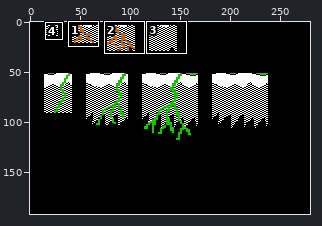
Sprite sheet, stored at games/peasant/cliff_heights/sprites_heights/lightning.png. The picture above shows the old version from afar; the outline marks the close-up.
Close-up. The starting point:
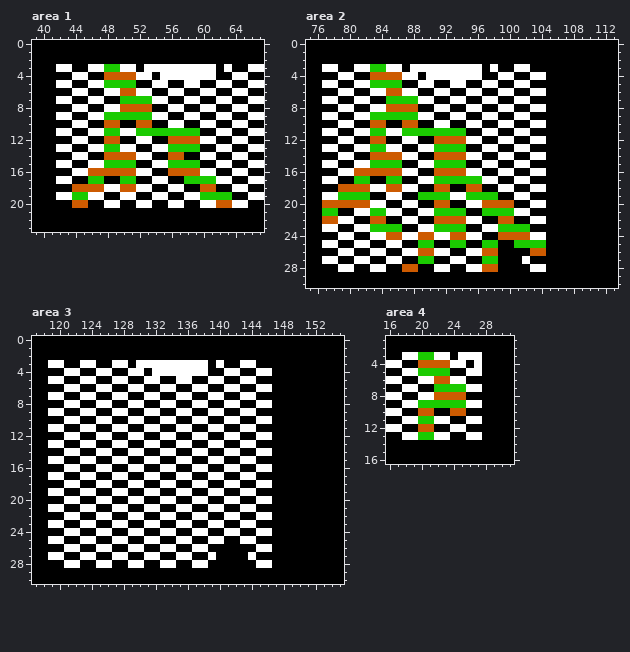
The file is 280x192 pixels. Shown: area 1: x 39..67, y 0..23; area 2: x 75..113, y 0..30; area 3: x 117..155, y 0..30; area 4: x 16..31, y 1..16.
Now the later version:
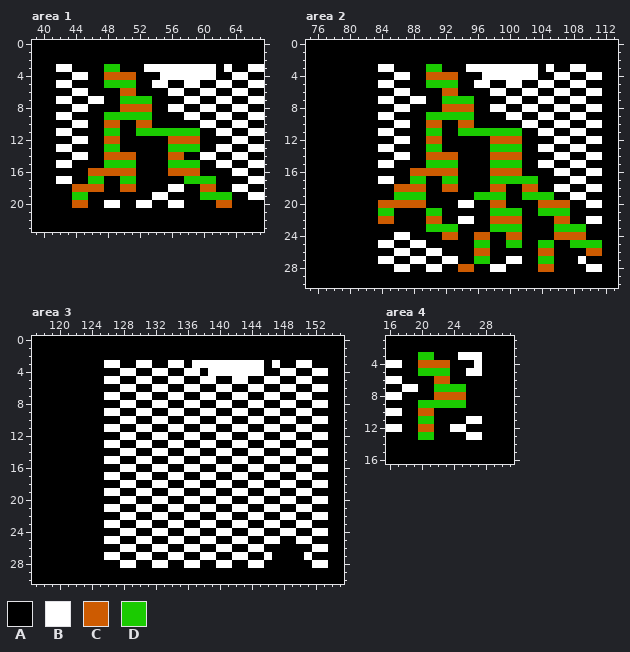
Palette (. is transparent): A #000000  B #ffffff  C #cd5b01  D #1bcb01
The edit:
Changed rows in their new state; - is an unchanged pixel.
Area 1:
first column x 42:
 3 ----AA--AA--------------
 4 ----------AA------------
 5 ----AA------------------
 6 ------AA--AA------------
 7 ------------AA----------
 8 ------AA----------------
 9 ----AA------AA----------
10 --------------AA--------
11 ----AA--AA--------------
12 ----------AA------AA----
13 ----AA--AA--AA----------
14 ----------AA------------
15 ----AA------AA----------
16 --AA------AA------AA----
17 ------------AA------AA--
18 ------AA--AA------------
19 AA--AA--AA------AA------
20 ------------------AA--AA
Area 2:
first column x 77:
 3 AA--AAAB-A-AADDAAA--B-BB--B-B--BB--
 4 --AA--AAAB-A-CCCCAAABB--BB-A-BB--BB
 5 AA--AAABBA--ADDDDA-B-A-B-A-BB--BB--
 6 --AA--AAAB-A--ACC-AA-B-A-B-A-BB--BB
 7 AA--AA-BBAAB-A-DDDD-AA-B-A-BB--BB--
 8 --AA--AAABBA--ACCCCA-B-A-B-A-BB--BB
 9 AA--AAABBAAAADDDDDD-AA-B-A-BB--BB--
10 --AA--AA-BBA-CCA-CCA--AA-B-A-BB--BB
11 AA--AAAB-AAAA--AA-DDDDDDDA-BB--BB--
12 --AA--AA-B-A-C-AAAAA-CCCC-AA-BB--BB
13 AA--AAAB-A--AD-AAA--ADDDDA-BB--BB--
14 --AA--AAAB-A-C---AAA-CCCC-AA-BB--BB
15 AA--AAABBA--AD---A--ADDDDA-BB--BB--
16 --AAAAAAAAACCC---AAA-CCCC-AA-BB--BB
17 AA--AA-BBA-DDAA--AAAADDDDDD----BB--
18 --AAAAAAA-CCC-A-C-AA-CCA-CCA-BB--BB
19 AAAAAA--ADDD-AAAAAA---D-ADDDD--BB--
20 AAAAAAACCCCCC-AA-B-AA--A--ACCCC--BB
21 AA--AAA-DA--AD-AAA--A---DA-DDDD----
22 AAAA--A-C-AA-C-AAB-A-C--C-AA-CC--BB
23 AA--AAAAAA--AD---A--AD---A---DDDD--
24 --AA--AAAB-AAAAC-AACC-A--AAA-CCCC--
25 AA--AA-B-A-BBA--AA-D-A-D-AA-D--DDDD
26 --AA--AA-B-AAB-A--AC-A----A-C----CC
27 AA--AA-B-A-BBA-B-A-D-A-BBA-DD---B--
28 --AA--AA-BBA-B-A-CCAABB---ACC----BB
Area 3:
first column x 119:
 3 AA--AA-B-A---AA--A--B-BB--B-B--BB--
 4 --AA--AA-B-A---AA--ABB--BB-A-BB--BB
 5 AA--AA-B-A-B-A-B-A-B-A-B-A-BB--BB--
 6 --AA--AA-B-A-B-A-B-A-B-A-B-A-BB--BB
 7 AA--AA-B-A-B-A-B-A-B-A-B-A-BB--BB--
 8 --AA--AA-B-A-B-A-B-A-B-A-B-A-BB--BB
 9 AA--AA-B-A-B-A-B-A-B-A-B-A-BB--BB--
10 --AA--AA-B-A-B-A-B-A-B-A-B-A-BB--BB
11 AA--AA-B-A-B-A-B-A-B-A-B-A-BB--BB--
12 --AA--AA-B-A-B-A-B-A-B-A-B-A-BB--BB
13 AA--AA-B-A-B-A-B-A-B-A-B-A-BB--BB--
14 --AA--AA-B-A-B-A-B-A-B-A-B-A-BB--BB
15 AA--AA-B-A-B-A-B-A-B-A-B-A-BB--BB--
16 --AA--AA-B-A-B-A-B-A-B-A-B-A-BB--BB
17 AA--AA-B-A-B-A-B-A-B-A-B-A-BB--BB--
18 --AA--AA-B-A-B-A-B-A-B-A-B-A-BB--BB
19 AA--AA-B-A-B-A-B-A-B-A-B-A-BB--BB--
20 --AA--AA-B-A-B-A-B-A-B-A-B-A-BB--BB
21 AA--AA-B-A-B-A-B-A-B-A-B-A-BB--BB--
22 --AA--AA-B-A-B-A-B-A-B-A-B-A-BB--BB
23 AA--AA-B-A-B-A-B-A-B-A-B-A-BB--BB--
24 --AA--AA-B-A-B-A-B-A-B-A-B-A-BB--BB
25 AA--AA-B-A-B-A-B-A-B-A-B-A-BB--BB--
26 --AA--AA-B-A-B-A-B-A-BB--B-A-----BB
27 AA--AA-B-A-B-A-B-A-B---BBA-B----B--
28 --AA--AA-B-A-B-A-B-A-BB--B-A-----BB
Area 4:
first column x 18:
 3 AA--AA----
 4 ------AA--
 5 AA--------
 6 --AA--AA--
 7 --------AA
 8 --AA------
 9 AA------AA
10 ------AA--
11 AA--AA----
13 AA--AA----
Pixel boxes of the changes (left, top, right, bottom) in both close-ups:
changed: (56, 64, 248, 208)
changed: (322, 64, 602, 272)
changed: (48, 360, 328, 568)
changed: (402, 352, 482, 440)
